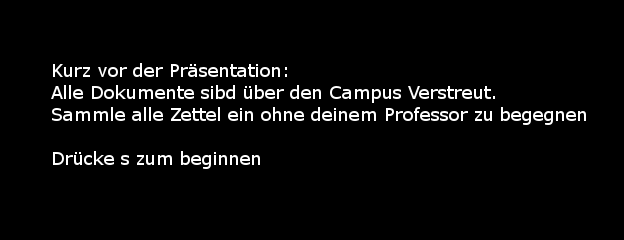
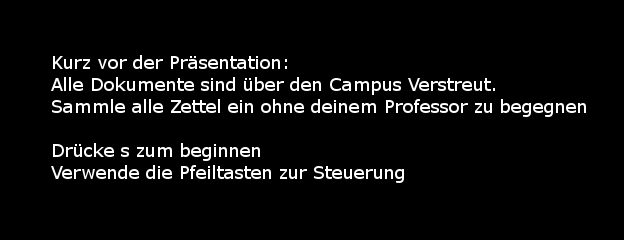
Layered file, before and after one edit (624x240). Changes by layer:
painted on "Kurz vor der Präsentation: ..." over [51, 55, 586, 183]
